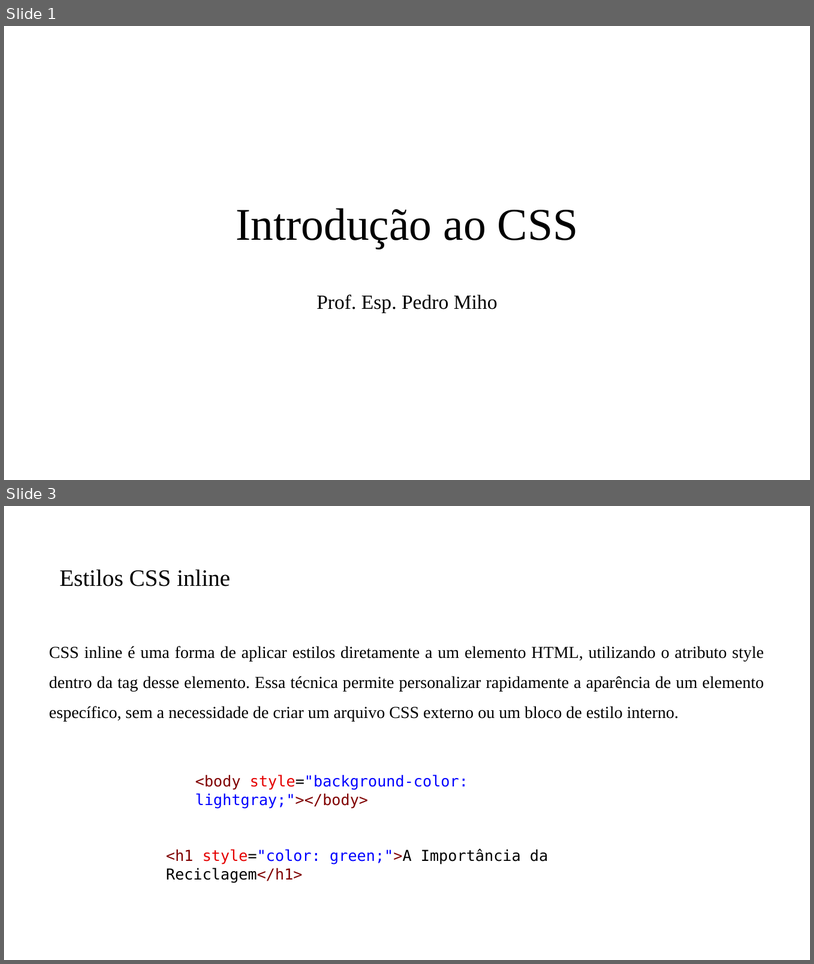
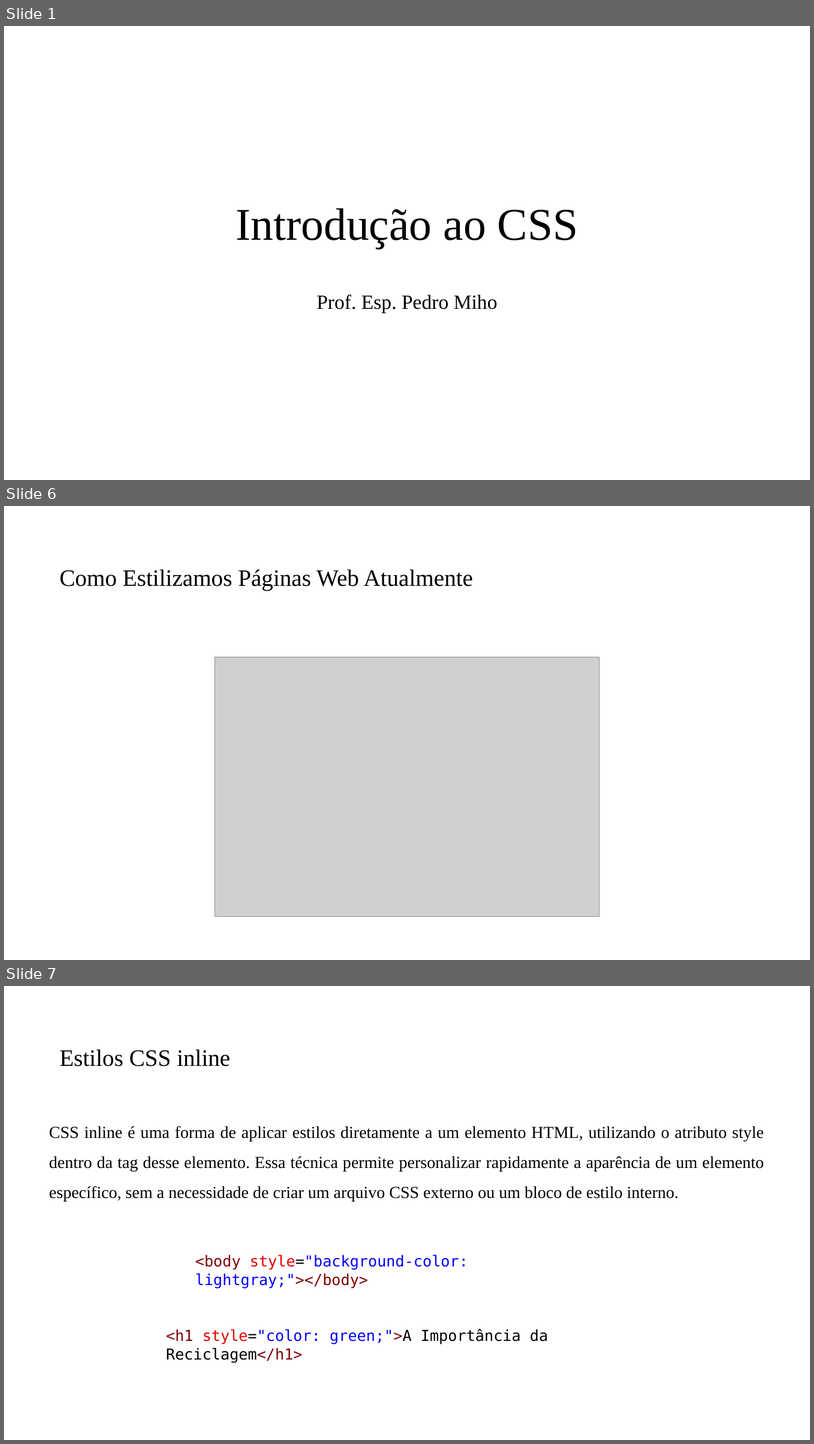
Before and after one commit to PedroMiho/Logica-de-Programacao, a slide deck: Módulo 01 - HTML e CSS/Aula 04 - Introdução ao CSS/Introdução ao CSS.pptx. Shown one above the other, each under a label of ours: slides 1 and 3 before the commit, slides 1, 6 and 7 after it; the slides between them are not shown. The pictures are 814x964 and 814x1444 pixels, drawn with LibreOffice and Linux fonts; fonts in the diff are those of the drawing; grey boxes stand for pictures; background and template pictures are left out. Boxes give left, top, right and bottom in pixels: in the first picture for what was removed or moved away, otherwise in the second. Text is boxed around its words. In the diff, an @@ line names an element or a change of style, - is before the commit and + after.

```diff
--- a/Módulo 01 - HTML e CSS/Aula 04 - Introdução ao CSS/Introdução ao CSS.pptx
+++ b/Módulo 01 - HTML e CSS/Aula 04 - Introdução ao CSS/Introdução ao CSS.pptx
@@ slide 6 added at (4,506,810,960), background #FFFFFF @@
@@ title added at (60,569,474,590), 28 pt, text #000000 @@
+Como Estilizamos Páginas Web Atualmente
@@ picture added at (215,657,600,917) @@
@@ what was slide 3 is now slide 7 @@
```
Also in this commit, not shown: 4 other slides added, 1 slide removed, 2 other files.
